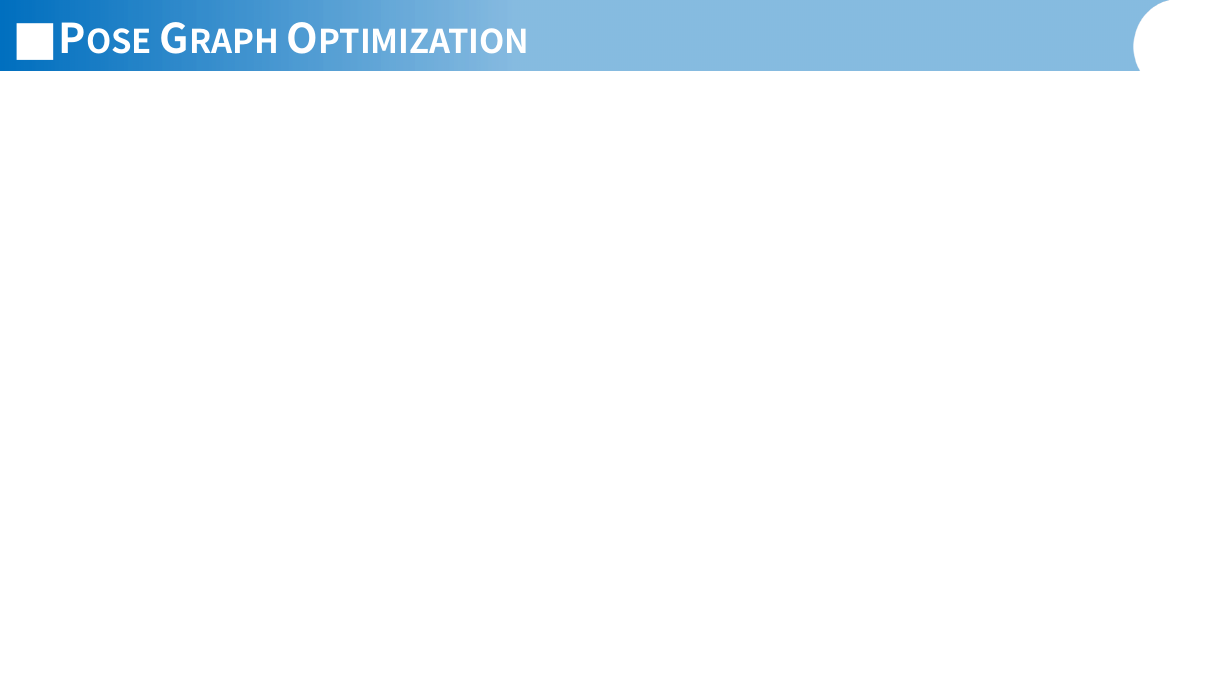
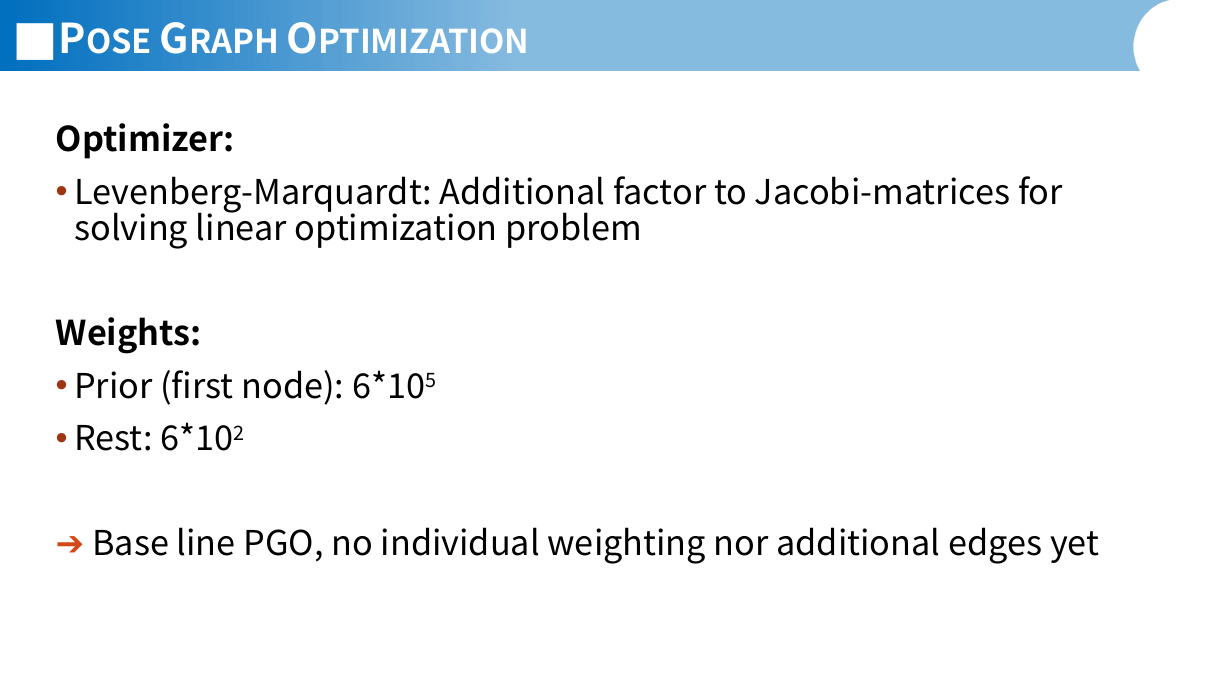
Before and after one commit to JannisIwate/DualTrack, a slide deck: slide 5 of documents/presentations/Jannis_Meyer_Presentation_01_06_2026.pptx. Drawn at 1232x693 pixels with LibreOffice and Linux fonts; fonts in the diff are those of the drawing; background and template pictures are left out. Boxes give left, top, right and bottom in pixels: in the first picture for what was removed or moved away, otherwise in the second. Text is boxed around its words. In the diff, an @@ line names an element or a change of style, - is before the commit and + after.

Commit message:
apply base pgo to DT25 on 24 data

```diff
--- a/documents/presentations/Jannis_Meyer_Presentation_01_06_2026.pptx
+++ b/documents/presentations/Jannis_Meyer_Presentation_01_06_2026.pptx
@@ text added at [56, 123, 1099, 564], 20 pt, text #000000 @@
+Optimizer:
+• Levenberg-Marquardt: Additional factor to Jacobi-matrices for solving linear optimization problem
+Weights:
+• Prior (first node): 6*105
+• Rest: 6*102
+➔ Base line PGO, no individual weighting nor additional edges yet
```
Also in this commit, not shown: 3 other slides changed, 1 slide added, 3 other files.
